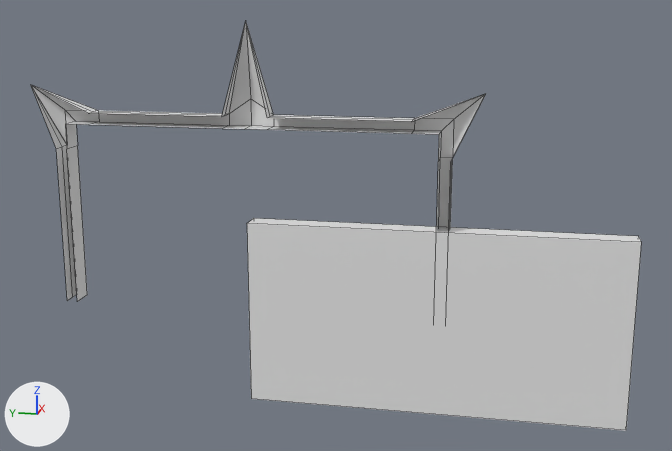
One commit to the FBX model environment/ForegroundEnviro/SM_LaserDoor_mid.fbx: the scene before it, then after it.
The view is the same before and after, from a 50 mm lens placed at (-37.4, -3.2, 13.3), pointed at (0.1, 4.3, 4.0). The lights are fixed; the arrows at lower left show +X, +Y and +Z. The first picture is the older version. Mesh edges are drawn as thin lines. Where no turn or scale is listed for an object, it has been applied to the vertices.
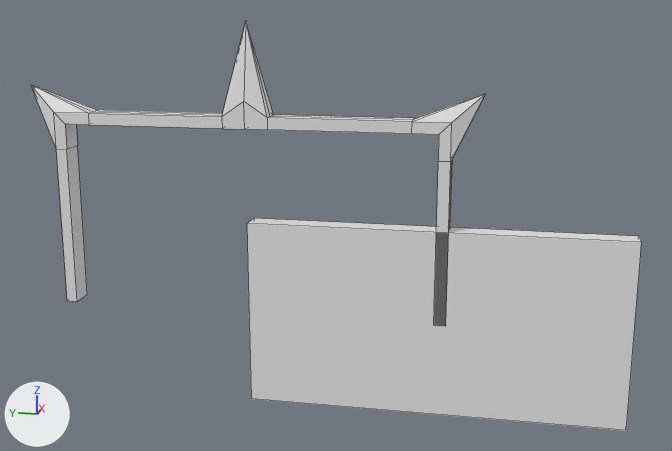
Commit message: [Fix] Laser door

What the commit changed:
me_mesh is used by ob_pcube1; location (0.0, 0.0, 0.0).
me_mesh had 52 vertices, 46 faces and spanned x -0.5..0.5, y -1.8..17.8, z 0.0..12.4.
me_mesh now has 55 vertices, 62 faces and spans x -0.5..0.5, y -1.8..17.8, z 0.0..12.4.
Part 1, on me_mesh:
3 vertices are added at (-0.5, 8.0, 9.2), (-0.5, -0.5, 8.5), (-0.5, 16.5, 8.5).
16 new faces join them.

Location of each change, (x1, y1, x2, y2) in pixels of the pictures (672 x 451 px):
'pCube1', reshaped (9% taller): before (31, 21, 485, 302); after (31, 21, 485, 326)
part 1 of me_mesh, added: after (31, 21, 485, 326)
